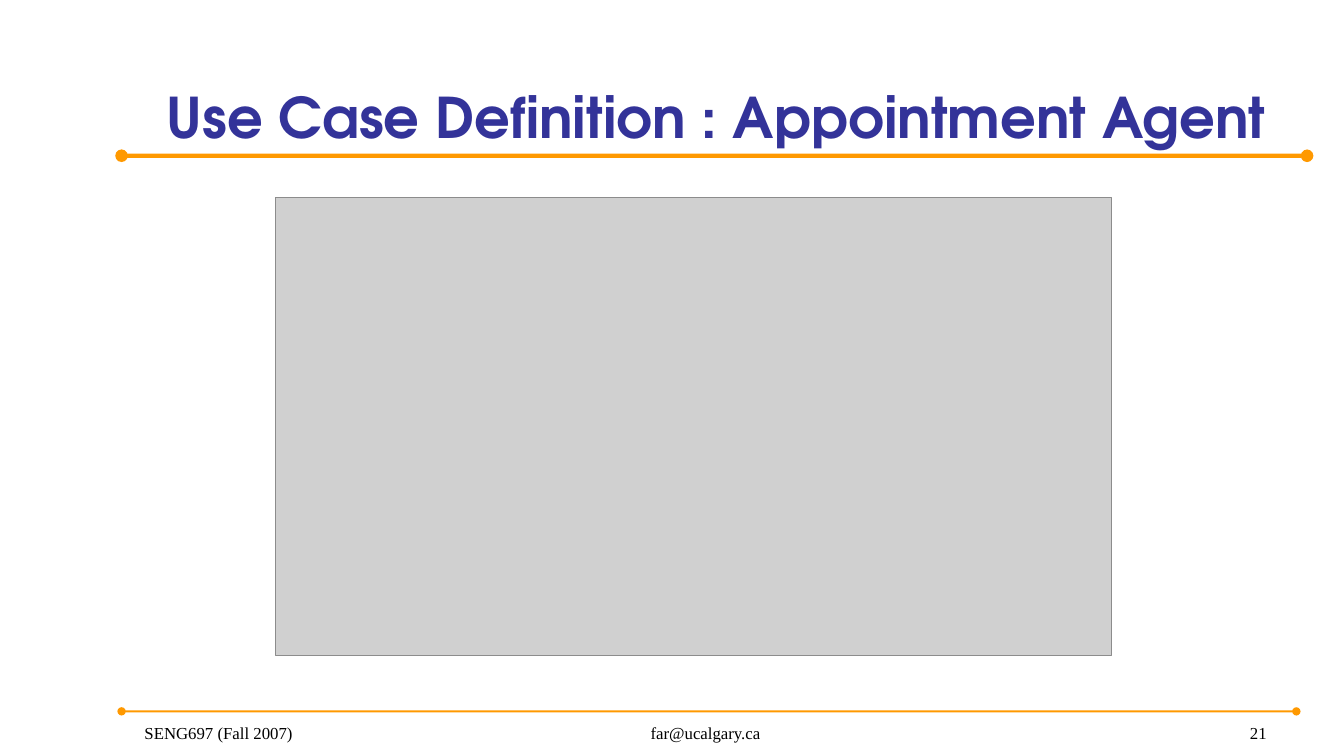
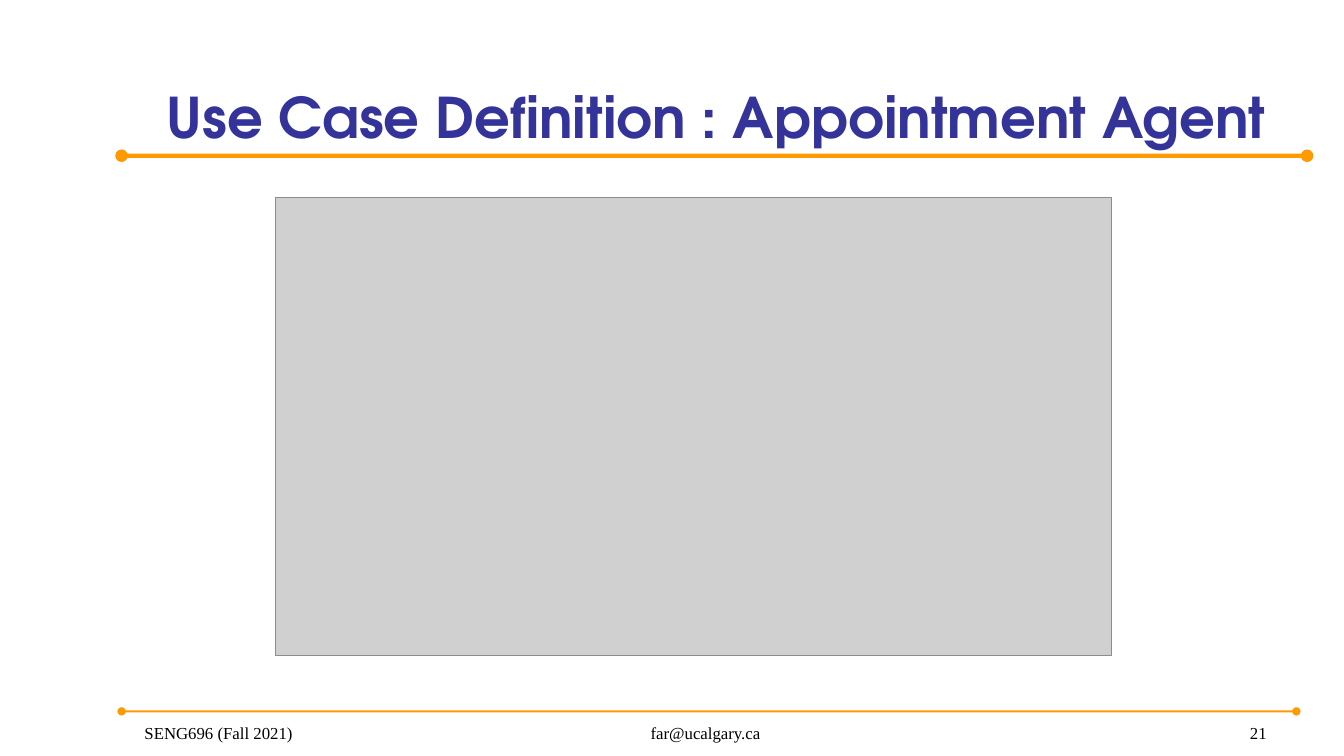
Before and after one commit to anish30145784/SENG696_GroupD, a slide deck: slide 21 of GroupD_ProjectPresentation.pptx. Drawn at 1344x756 pixels with LibreOffice and Linux fonts; fonts in the diff are those of the drawing; grey boxes stand for pictures; background and template pictures are left out. Boxes give left, top, right and bottom in pixels: in the first picture for what was removed or moved away, otherwise in the second. Text is boxed around its words. In the diff, an @@ line names an element or a change of style, - is before the commit and + after.

```diff
--- a/GroupD_ProjectPresentation.pptx
+++ b/GroupD_ProjectPresentation.pptx
@@ text at [144, 727, 292, 743]: text changed @@
-SENG697 (Fall 2007)
+SENG696 (Fall 2021)
```
Also in this commit, not shown: 9 other slides changed, 40 other files.
